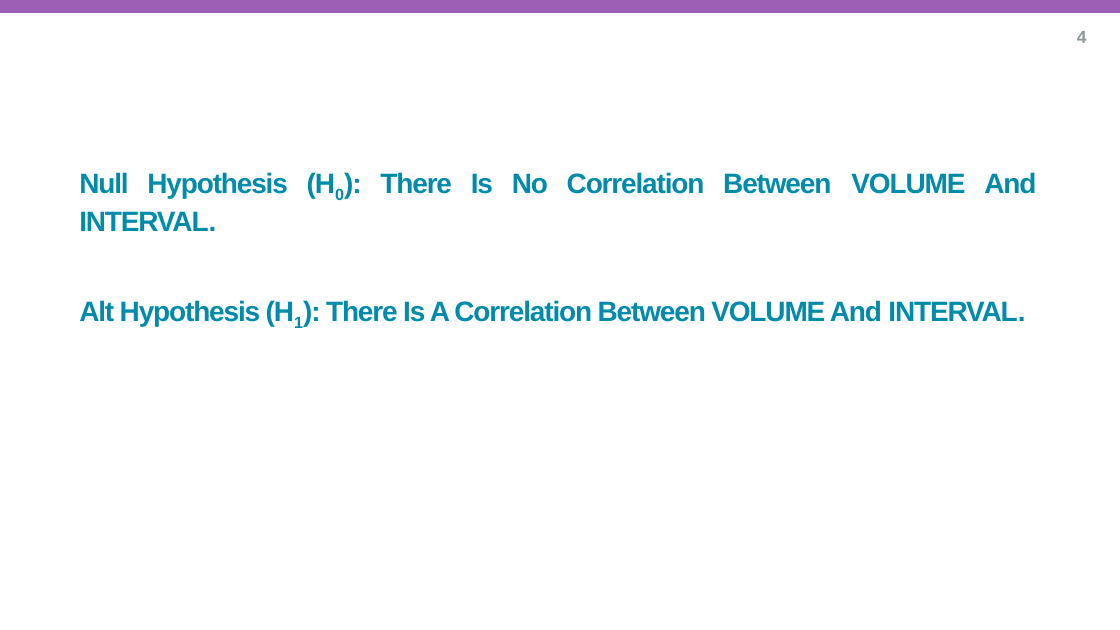
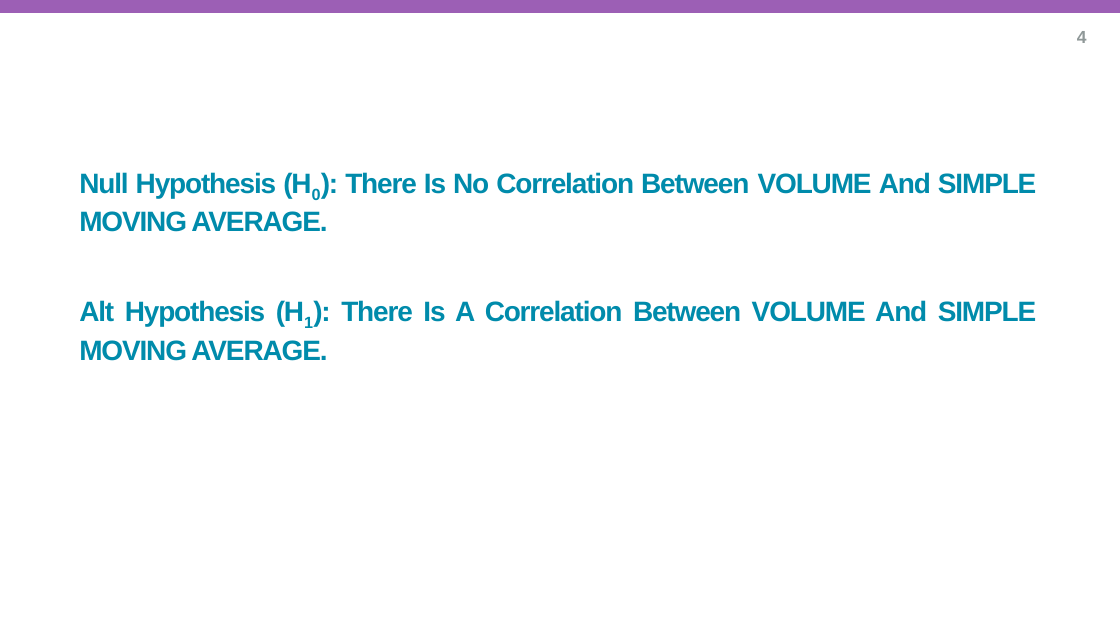
Before and after one commit to aa24abf/A246_7COM1079, a slide deck: slide 6 of reseach_question_presentation_template.pptx. Drawn at 1120x630 pixels with LibreOffice and Linux fonts; fonts in the diff are those of the drawing; background and template pictures are left out. Boxes give left, top, right and bottom in pixels: in the first picture for what was removed or moved away, otherwise in the second. Text is boxed around its words. In the diff, an @@ line names an element or a change of style, - is before the commit and + after.

```diff
--- a/reseach_question_presentation_template.pptx
+++ b/reseach_question_presentation_template.pptx
@@ subtitle at (79, 172, 1036, 361): text changed @@
-Null Hypothesis (H0): There Is No Correlation Between VOLUME And INTERVAL.
-Alt Hypothesis (H1): There Is A Correlation Between VOLUME And INTERVAL.
+Null Hypothesis (H0): There Is No Correlation Between VOLUME And SIMPLE MOVING AVERAGE.
+Alt Hypothesis (H1): There Is A Correlation Between VOLUME And SIMPLE MOVING AVERAGE.
```
